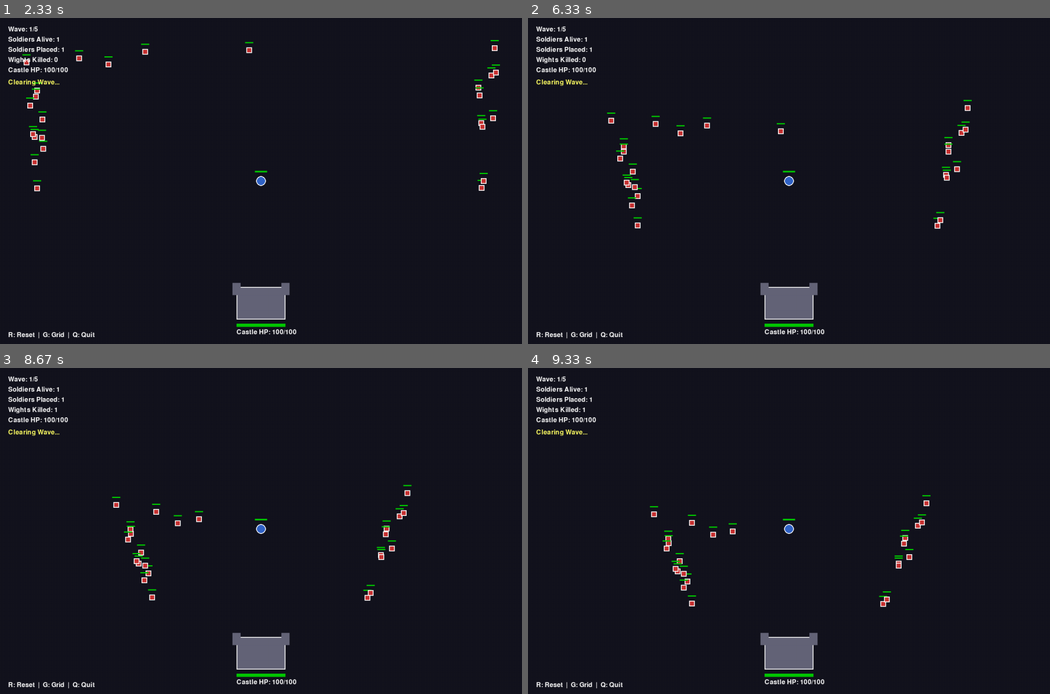
Above: before the commit, frames 1-4 (two rows, left to right).
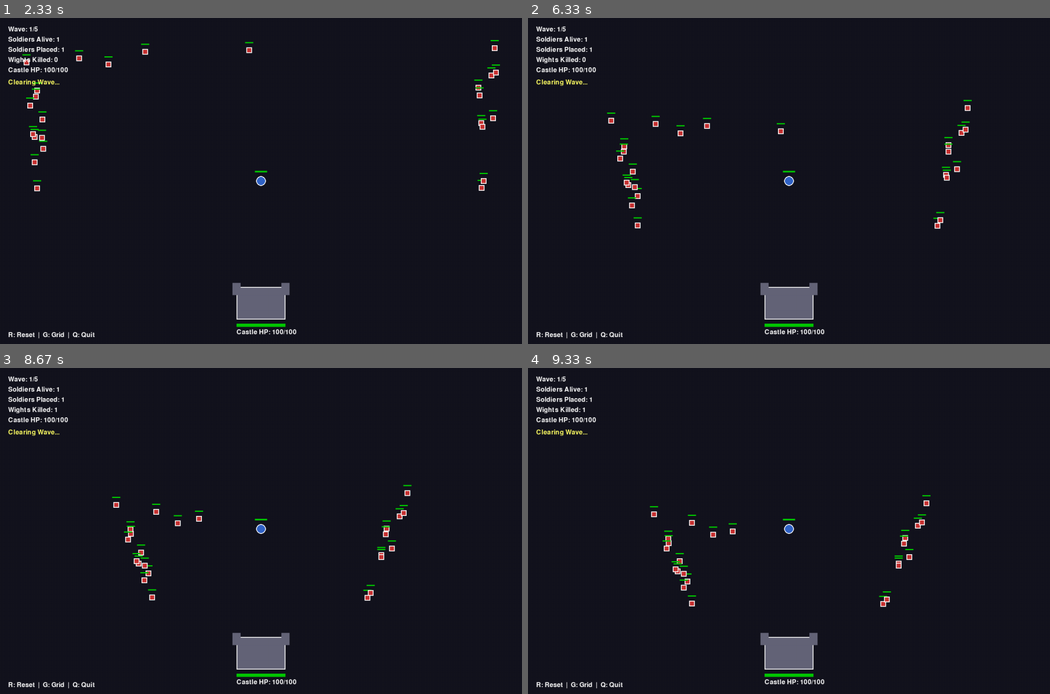
Above: after the commit, the same moments.

Repository: IslaMurtazaev/tower-defense-ai-agent
Game: pygame game, started from environment/td_pygame.py
Two runs of this game, one before a commit and one after it. Both use one fixed random seed, a clock stepped at 60 frames per second and the inputs below.
Inputs (mouse positions are in pixels of both pictures, inside the frame that each line leads up to):
- Up to frame 1 (2.33 s): click (261, 181) at 0.38 s; click "START BATTLE" at 0.72 s; tap G at 1, 1.33 s
- Up to frame 2 (6.33 s): no input
- Up to frame 3 (8.67 s): no input
- Up to frame 4 (9.33 s): no input

Frame 1 is identical in both runs. In frame 2, less than 0.1% of the frame differs, in the area x 17-36%, y 30-41%; in frame 3, less than 0.1%, in the area x 26-74%, y 43-62%; in frame 4, less than 0.1%.

Commit message:
Add time setting

Diff:
--- a/environment/td_game_core.py
+++ b/environment/td_game_core.py
@@ -147,8 +147,8 @@
 
         # Stats based on type
         if soldier_type == SoldierType.FOOTMAN:
-            self.hp = 200
-            self.max_hp = 200
+            self.hp = 250
+            self.max_hp = 250
             self.attack_range = 30
             self.damage = 30
             self.attack_speed = 0.5  # seconds between attacks (FASTER - was 1.0)
@@ -159,7 +159,7 @@
             self.hp = 50
             self.max_hp = 50
             self.attack_range = 400
-            self.damage = 10
+            self.damage = 15
             self.attack_speed = 0.9
             self.detection_radius = 400  # Long range - matches attack range
             self.move_speed = 0  # STATIC - doesn't move
@@ -407,7 +407,10 @@
     WAVE_DEFINITIONS = [25, 40, 60, 75, 100]  # Number of wights per wave (5x multiplier)
     TIME_BETWEEN_WAVES = 0.0  # seconds
 
-    def __init__(self):
+    def __init__(self, speed_multiplier: float = 1.0):
+        # Game settings
+        self.speed_multiplier = speed_multiplier  # 1.0 = normal, 2.0 = 2x speed, etc.
+
         # Game state
         self.phase = GamePhase.PLACEMENT
         self.game_time = 0.0
@@ -495,21 +498,34 @@
         if self.phase not in [GamePhase.COMBAT]:
             return
 
+        # For deterministic simulation, run multiple small steps instead of scaling dt
+        # This ensures consistent behavior regardless of speed_multiplier
+        num_substeps = max(1, int(round(self.speed_multiplier)))
+        dt_substep = dt  # Keep dt small and constant
+
+        for _ in range(num_substeps):
+            if self.phase not in [GamePhase.COMBAT, GamePhase.VICTORY, GamePhase.DEFEAT]:
+                break
+            self._update_substep(dt_substep)
+
+    def _update_substep(self, dt: float):
+        """Single simulation step with fixed dt"""
         self.game_time += dt
 
         # Wave spawning logic
         if not self.waiting_for_next_wave:
             if self.wights_to_spawn_this_wave > 0:
                 self.time_since_last_spawn += dt
-                if self.time_since_last_spawn >= self.spawn_interval:
+                # Use while loop to handle multiple spawns per frame at high speeds
+                while self.time_since_last_spawn >= self.spawn_interval and self.wights_to_spawn_this_wave > 0:
                     self._spawn_wight()
                     self.wights_to_spawn_this_wave -= 1
-                    self.time_since_last_spawn = 0.0
-
-                    # If that was the last wight of this wave, start waiting
-                    if self.wights_to_spawn_this_wave == 0:
-                        self.waiting_for_next_wave = True
-                        self.next_wave_timer = 0.0
+                    self.time_since_last_spawn -= self.spawn_interval  # Preserve overflow time
+
+                # If that was the last wight of this wave, start waiting
+                if self.wights_to_spawn_this_wave == 0:
+                    self.waiting_for_next_wave = True
+                    self.next_wave_timer = 0.0
         else:
             # Check if all wights are dead
             if not any(w.alive for w in self.wights):
--- a/environment/td_pygame.py
+++ b/environment/td_pygame.py
@@ -28,7 +28,7 @@
     COLOR_BUTTON_HOVER = (90, 90, 110)
     COLOR_BUTTON_DISABLED = (50, 50, 60)
 
-    def __init__(self):
+    def __init__(self, speed_multiplier: float = 1.0):
         pygame.init()
 
         # Display
@@ -39,8 +39,9 @@
         self.clock = pygame.time.Clock()
         self.fps = 60
 
-        # Game instance
-        self.game = TowerDefenseGame()
+        # Game instance with speed multiplier
+        self.game = TowerDefenseGame(speed_multiplier=speed_multiplier)
+        self.speed_multiplier = speed_multiplier
 
         # UI state
         self.selected_soldier_type = SoldierType.FOOTMAN
@@ -123,7 +124,9 @@
     def update(self):
         """Update game state"""
         if self.game.phase == GamePhase.COMBAT:
-            dt = self.clock.get_time() / 1000.0  # Convert to seconds
+            # Use FIXED dt for deterministic simulation
+            # Speed multiplier is handled inside game.update()
+            dt = 1.0 / 60.0  # Fixed 60 FPS timestep
             self.game.update(dt)
 
     def render(self):
@@ -464,7 +467,19 @@
 
 def main():
     """Entry point"""
-    game = TowerDefenseVisualization()
+    import argparse
+
+    parser = argparse.ArgumentParser(description='Winterfell Tower Defense Game')
+    parser.add_argument('--speed', type=float, default=1.0,
+                       help='Game speed multiplier (default: 1.0, try 2.0, 5.0, or 10.0 for faster)')
+
+    args = parser.parse_args()
+
+    # Show speed info if not default
+    if args.speed != 1.0:
+        print(f"🚀 Running game at {args.speed}x speed")
+
+    game = TowerDefenseVisualization(speed_multiplier=args.speed)
     game.run()
 
 
Not shown, changed: placement_results.md
